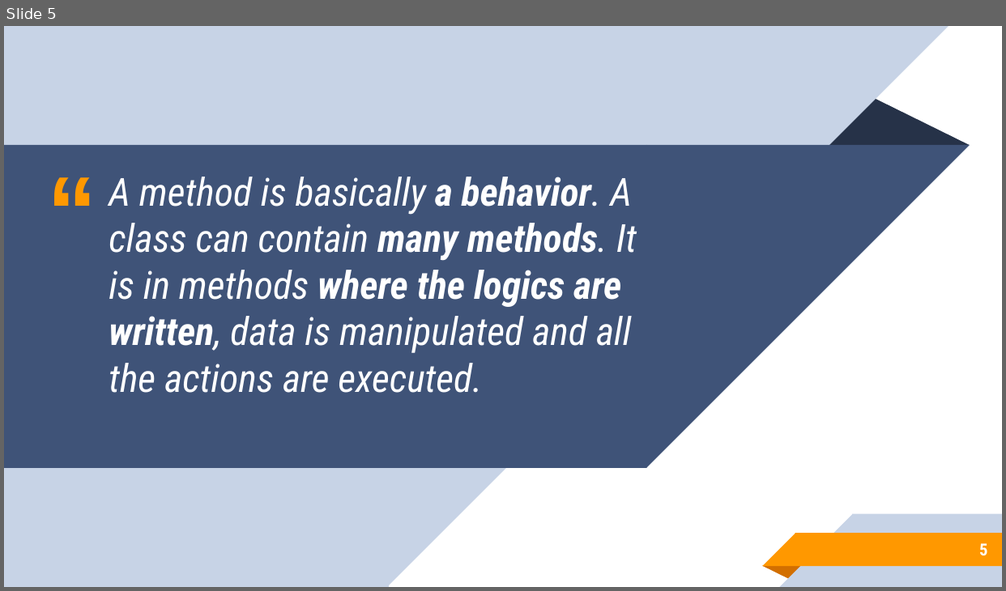
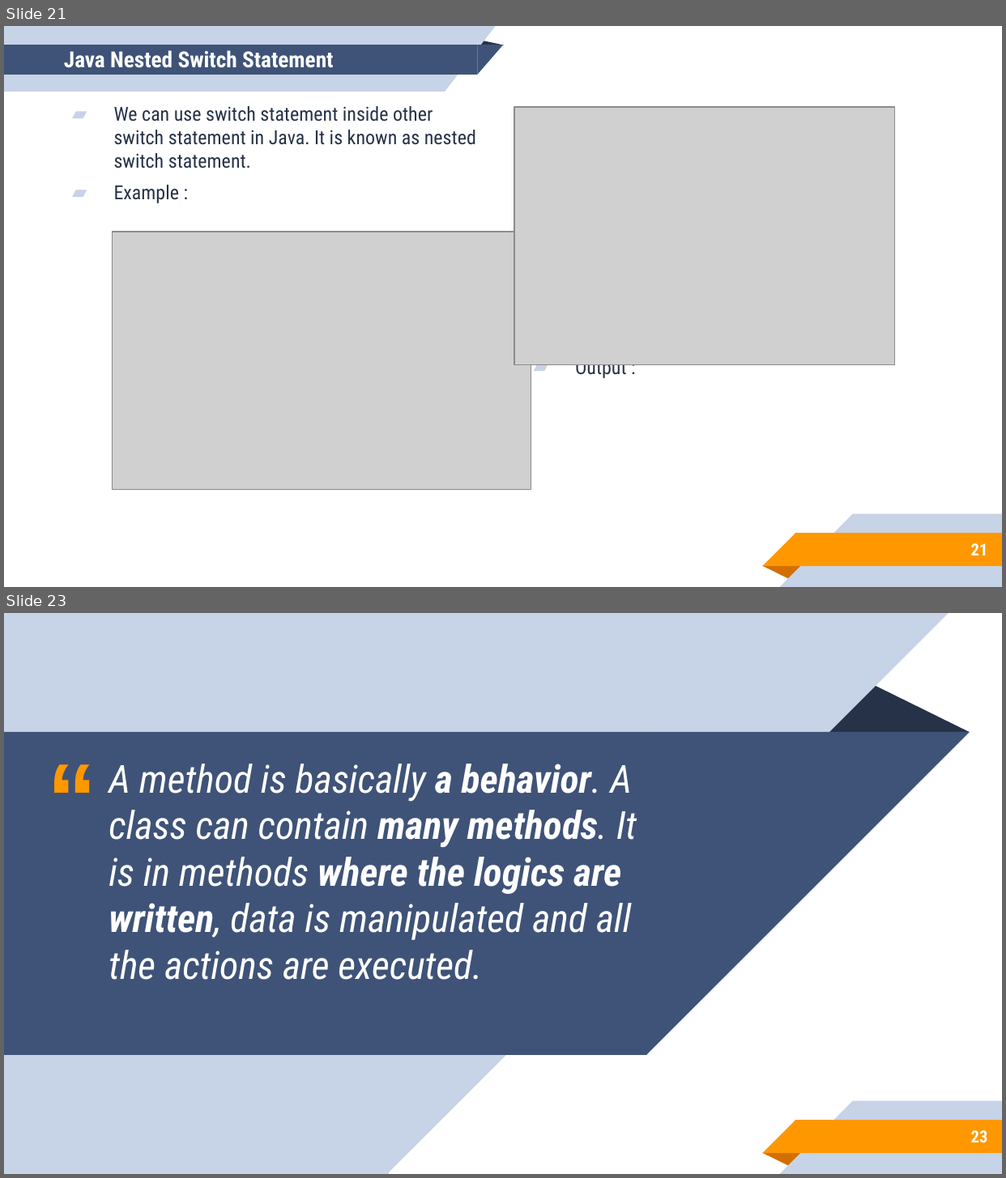
Before and after one commit to aronipurwanto/materi-xa, a slide deck: java/java-logic/Slide-Java-Logic-02.pptx. Shown one above the other, each under a label of ours: slide 5 before the commit, slides 21 and 23 after it; the slides between them are not shown. The pictures are 1006x591 and 1006x1178 pixels, drawn with LibreOffice and Linux fonts; fonts in the diff are those of the drawing; grey boxes stand for pictures. Boxes give left, top, right and bottom in pixels: in the first picture for what was removed or moved away, otherwise in the second. Text is boxed around its words. In the diff, an @@ line names an element or a change of style, - is before the commit and + after.

```diff
--- a/java/java-logic/Slide-Java-Logic-02.pptx
+++ b/java/java-logic/Slide-Java-Logic-02.pptx
@@ slide 21 added at [4,26,1002,587], background #FFFFFF; not listed: 5 template elements that a slide beside it also shows @@
@@ group added at [4,26,504,92]: 2 rectangles, 2 right triangles, 1 triangle @@
@@ title added at [64,50,334,68], 16 pt, text #FFFFFF, bold @@
+Java Nested Switch Statement
@@ text added at [114,106,476,203], 14 pt, text #263248 @@
+▰ We can use switch statement inside other switch statement in Java. It is known as nested switch statement.
+▰ Example :
@@ picture added at [514,107,894,365] @@
@@ picture added at [112,232,530,489] @@
@@ text added at [575,365,627,379], 14 pt, text #263248 @@
+▰ Output :
@@ page number added at [971,544,988,556], 12 pt, text #FFFFFF, bold @@
+21
@@ what was slide 5 is now slide 23 @@
@@ page number at [971,1131,988,1144]: text changed @@
-5
+23
```
Also in this commit, not shown: 6 slides changed, 18 other slides added, 1 slide removed, 16 other files.
